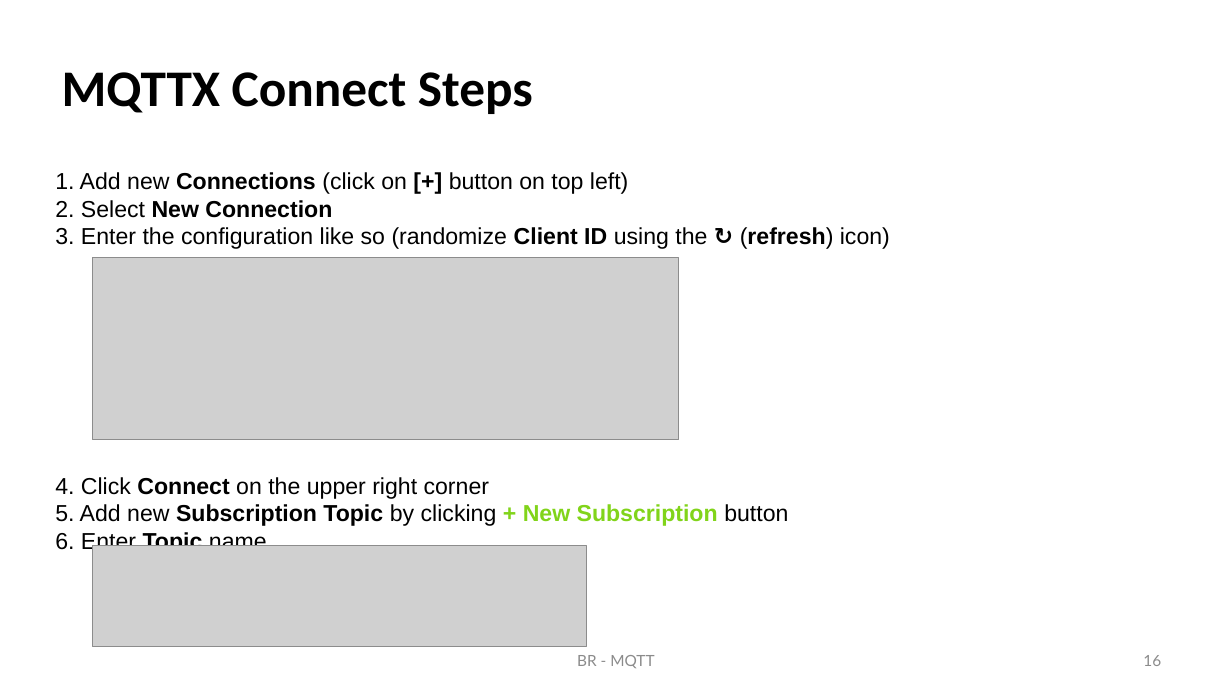
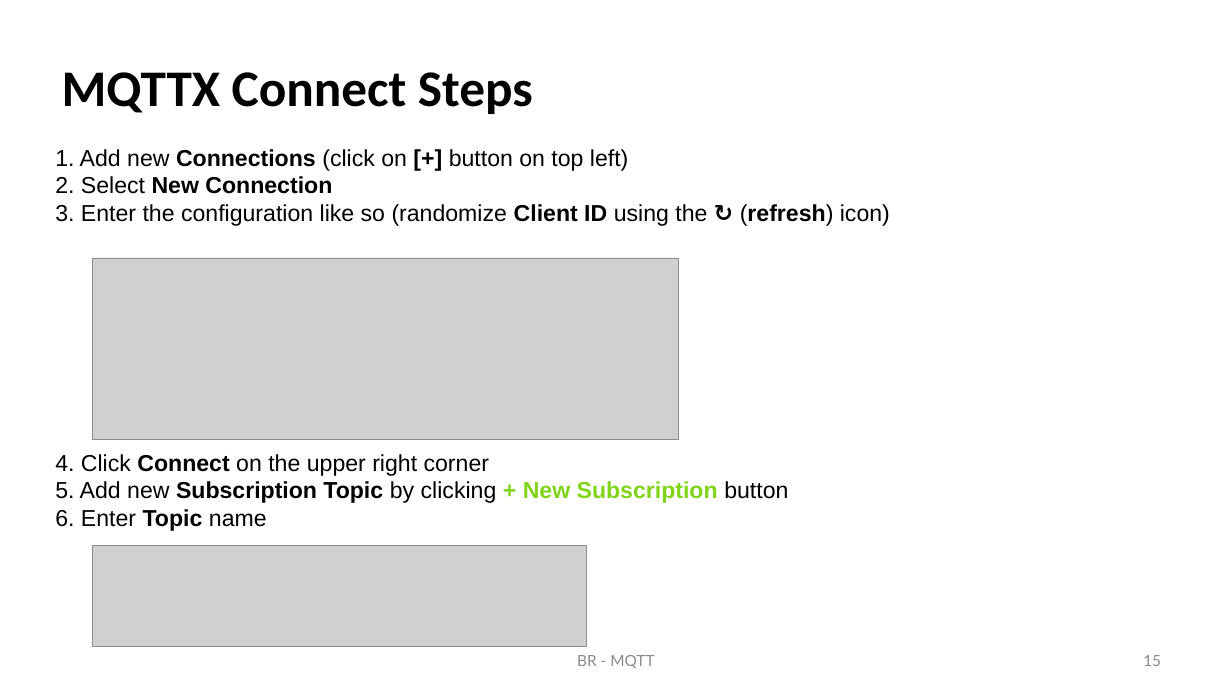
Before and after one commit to rahard/BRiot-stuff, a slide deck: slide 15 of MQTT/presentation/MQTT IoT 2023 - 1.pptx (slide 16 before the commit). Drawn at 1232x693 pixels with LibreOffice and Linux fonts; fonts in the diff are those of the drawing; grey boxes stand for pictures. Boxes give left, top, right and bottom in pixels: in the first picture for what was removed or moved away, otherwise in the second. Text is boxed around its words. In the diff, an @@ line names an element or a change of style, - is before the commit and + after.

```diff
--- a/MQTT/presentation/MQTT IoT 2023 - 1.pptx
+++ b/MQTT/presentation/MQTT IoT 2023 - 1.pptx
@@ text "1. Add new Connections (click ..." rewrapped from (55,172,890,546) to (55,149,890,503) @@
@@ page number at (1143,655,1161,666): text changed @@
-16
+15
```
Also in this commit, not shown: 1 other slide changed, 2 other files.
